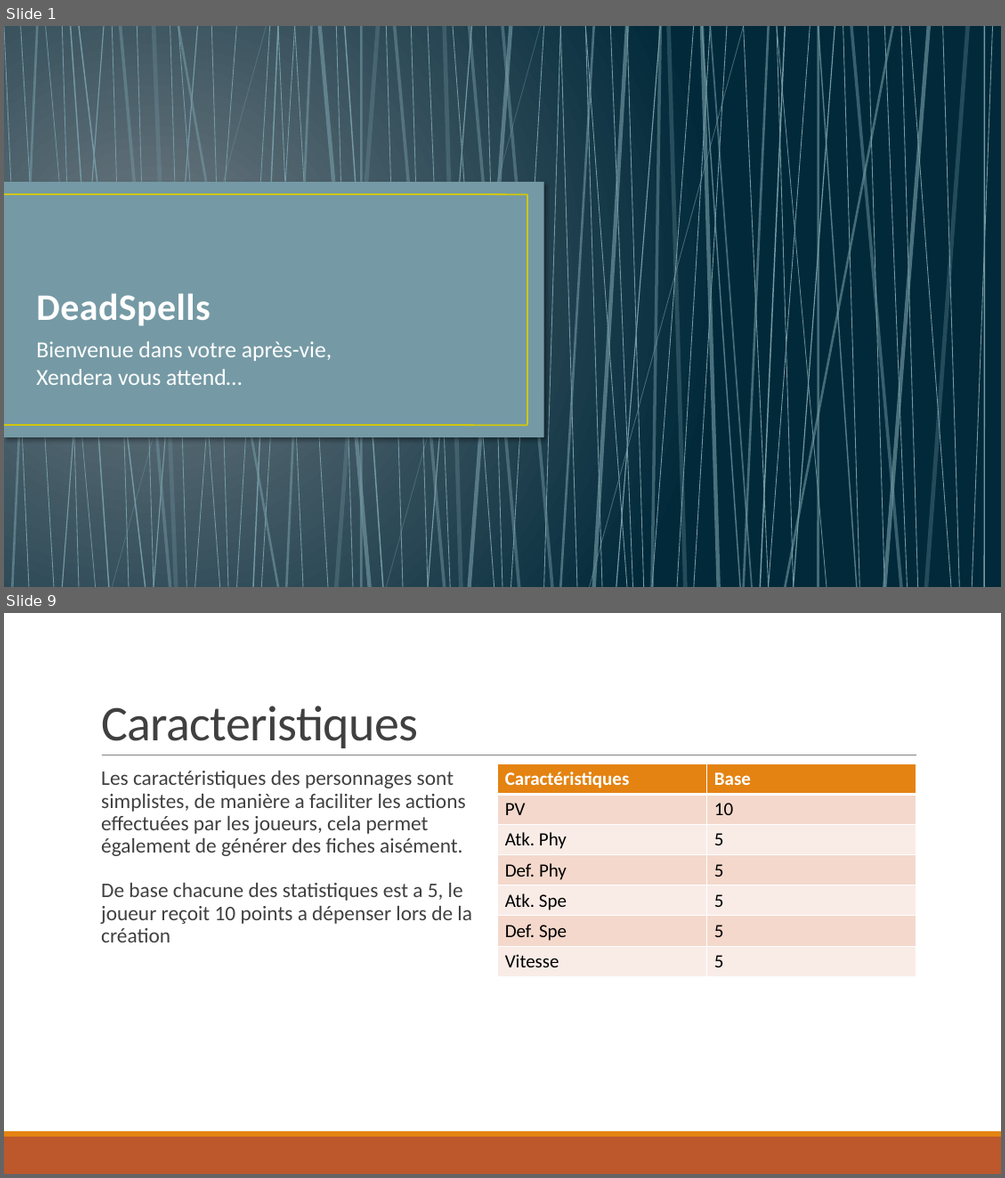
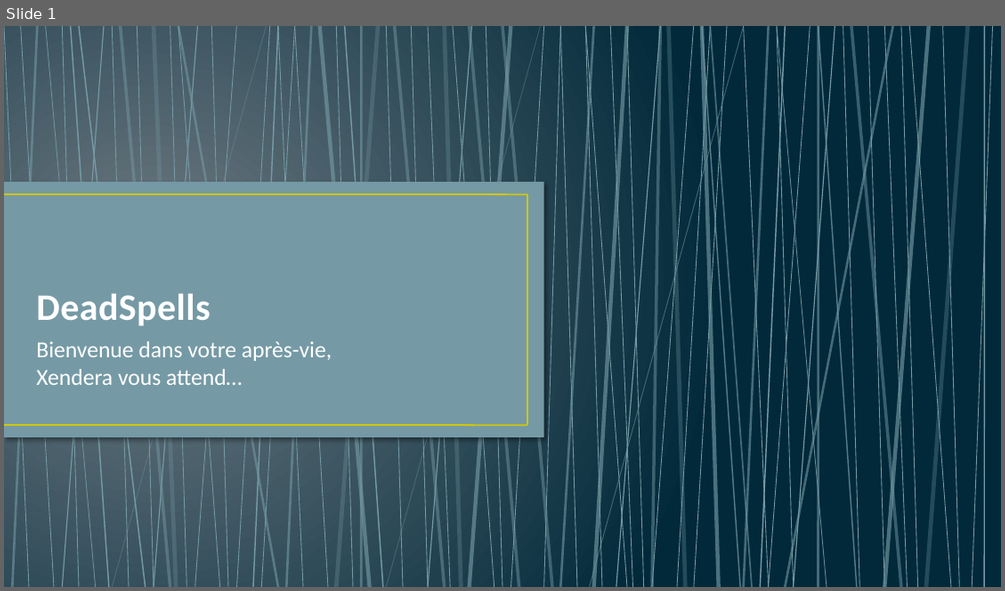
Before and after one commit to NCarrez/JdR-DeadSpells, a slide deck: 00 - Presentation.pptx. Shown one above the other, each under a label of ours: slides 1 and 9 before the commit, slide 1 after it; the slides between them are not shown. The pictures are 1005x1178 and 1005x591 pixels, drawn with LibreOffice and Linux fonts; fonts in the diff are those of the drawing. Boxes give left, top, right and bottom in pixels: in the first picture for what was removed or moved away, otherwise in the second. Text is boxed around its words. In the diff, an @@ line names an element or a change of style, - is before the commit and + after.

```diff
--- a/00 - Presentation.pptx
+++ b/00 - Presentation.pptx
@@ slide 9 removed at bbox=[4, 613, 1001, 1174], background #FFFFFF @@
@@ title removed at bbox=[101, 706, 418, 748] @@
-Caracteristiques
@@ text removed at bbox=[101, 771, 472, 942] @@
-  Les caractéristiques des personnages sont simplistes, de manière a faciliter les actions effectuées par les joueurs, cela permet également de générer des fiches aisément.
-  De base chacune des statistiques est a 5, le joueur reçoit 10 points a dépenser lors de la création
@@ line removed from (102, 755) to (917, 755) @@
@@ table removed at bbox=[498, 764, 916, 976], 7 rows, 2 columns @@
-Caractéristiques | Base
-PV | 10
-Atk. Phy | 5
-Def. Phy | 5
-Atk. Spe | 5
-Def. Spe | 5
-Vitesse | 5
@@ rectangle removed at bbox=[4, 1136, 1001, 1174] @@
@@ rectangle removed at bbox=[4, 1131, 1001, 1136] @@
```
Also in this commit, not shown: 9 slides changed, 6 slides added, 4 other slides removed.
